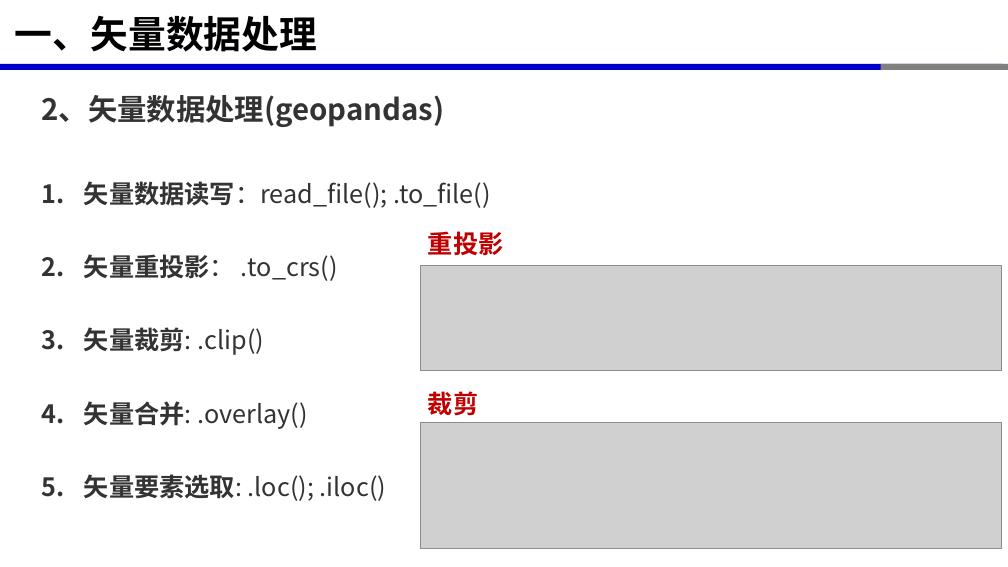
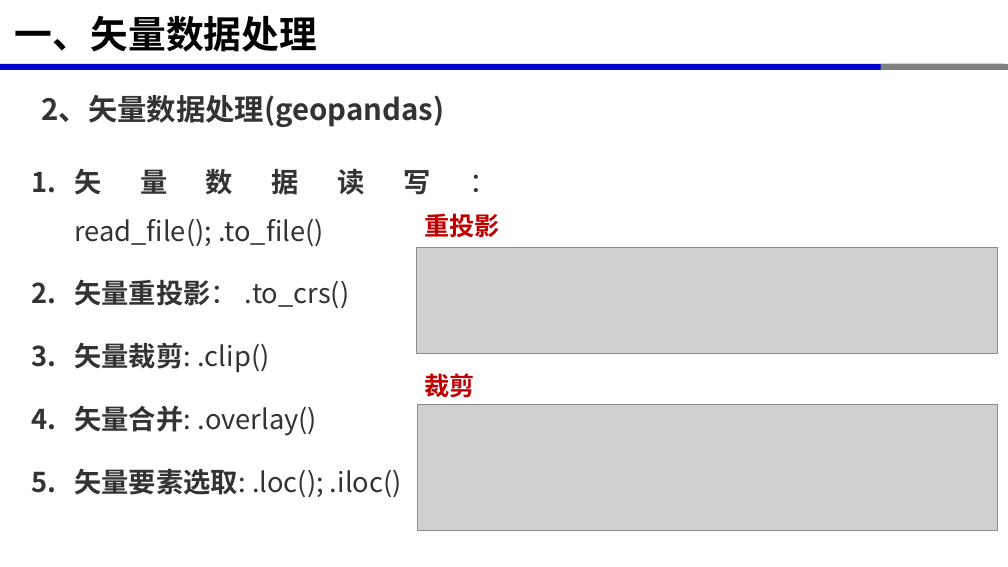
Before and after one commit to xinluo2018/open-source-gis-course, a slide deck: slide 8 of 第6章-GIS数据处理高级开源库-10课时/第6章-GIS数据处理高级开源库.pptx. Drawn at 1008x567 pixels with LibreOffice and Linux fonts; fonts in the diff are those of the drawing; grey boxes stand for pictures. Boxes give left, top, right and bottom in pixels: in the first picture for what was removed or moved away, otherwise in the second. Text is boxed around its words. In the diff, an @@ line names an element or a change of style, - is before the commit and + after.

```diff
--- a/第6章-GIS数据处理高级开源库-10课时/第6章-GIS数据处理高级开源库.pptx
+++ b/第6章-GIS数据处理高级开源库-10课时/第6章-GIS数据处理高级开源库.pptx
@@ text "矢量数据读写：read_file(); .to_file()": place and size @@
-text "矢量数据读写：read_file(); .to_file()" at [84, 181, 491, 501]
+text "矢量数据读写：read_file(); .to_file()" at [74, 164, 402, 497]
@@ text "矢量数据读写：read_file(); .to_file()" at [74, 164, 402, 497]: size 24 to 26 pt; line spacing 2 to 1.5; more space between paragraphs @@
@@ 2 pictures, 2 texts: place and size @@
-2 pictures, 2 texts at [420, 231, 1002, 548]
+2 pictures, 2 texts at [417, 213, 998, 530]
```
Also in this commit, not shown: 17 other slides changed, 1 slide added, 35 other files.
